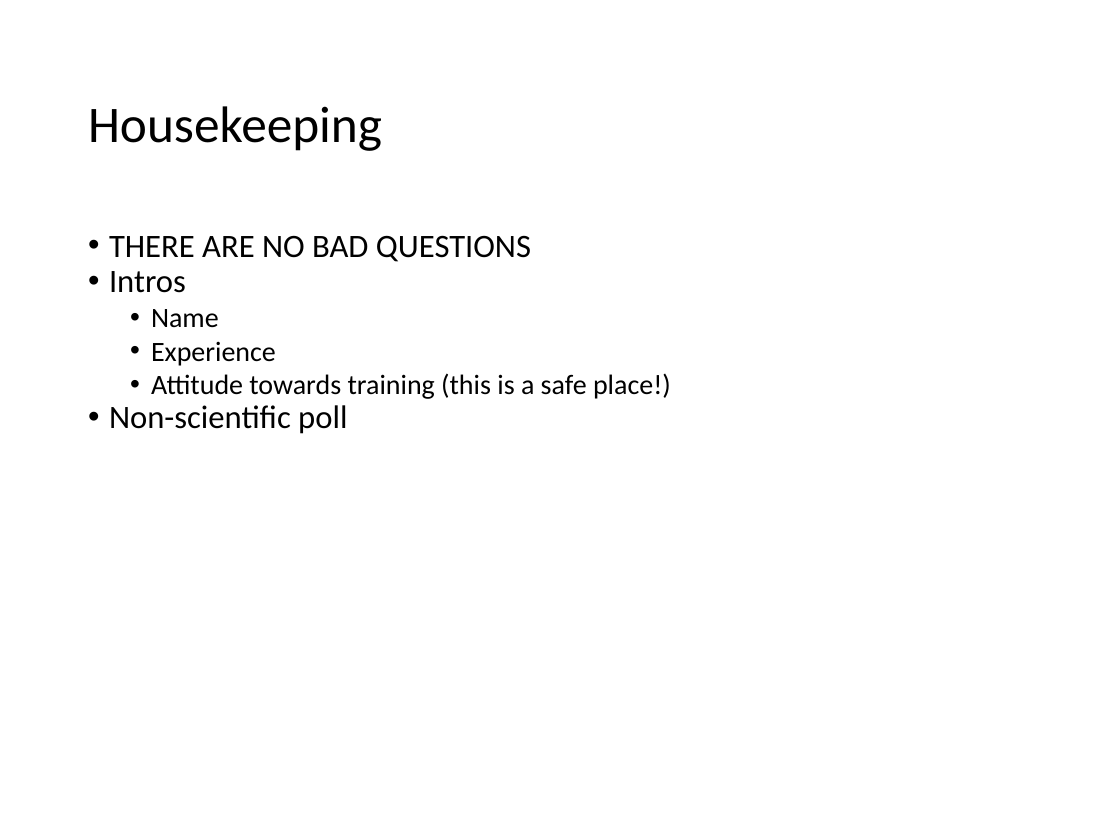
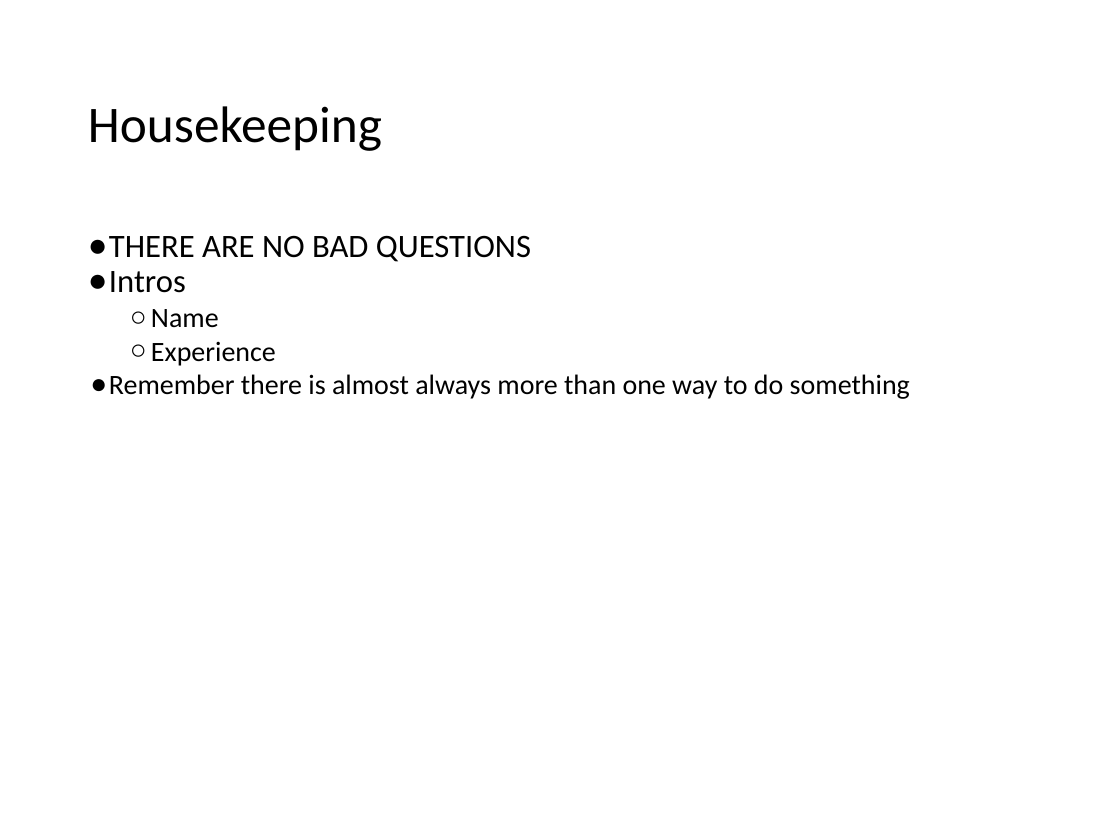
Before and after one commit to cmrsol/demo, a slide deck: slide 2 of linux-intro/shell_101.pptx. Drawn at 1120x840 pixels with LibreOffice and Linux fonts; fonts in the diff are those of the drawing. Boxes give left, top, right and bottom in pixels: in the first picture for what was removed or moved away, otherwise in the second. Text is boxed around its words. In the diff, an @@ line names an element or a change of style, - is before the commit and + after.

```diff
--- a/linux-intro/shell_101.pptx
+++ b/linux-intro/shell_101.pptx
@@ text at <box>109,235,531,366</box>: bullet • to ●; bullet • to ○ @@
@@ text at <box>109,374,910,399</box>: text changed @@
-  • Attitude towards training (this is a safe place!)
-• Non-scientific poll
+● Remember there is almost always more than one way to do something
```
Also in this commit, not shown: 18 other slides changed, 11 slides added, 7 slides removed, 4 other files.
